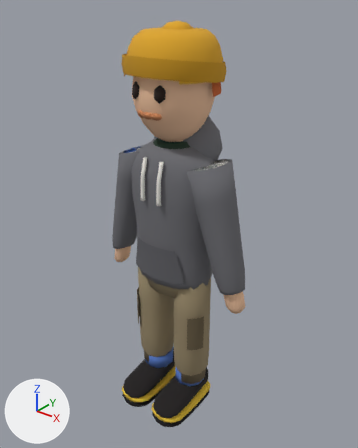
The glTF model public/game/pogicity/Characters/avatar-builder/base.glb, before and after one commit.
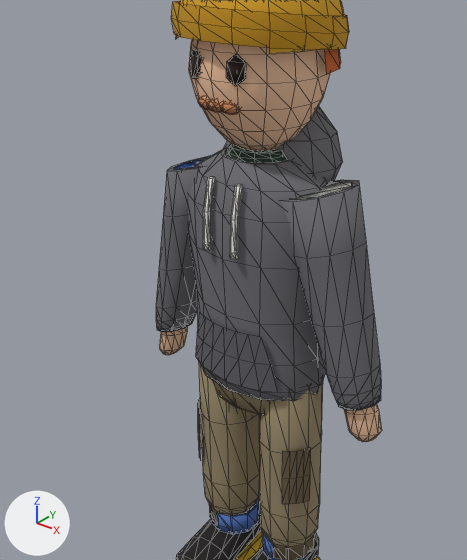
Each version is shown whole from a 50 mm lens placed at (0.645, -0.787, 0.984), pointed at (0.003, 0.015, 0.486), then close up on the part from 6% to 83% of the width and 12% to 86% of the height. The lights are fixed; the arrows at lower left show +X, +Y and +Z. The last two pictures show the newer version. The close-ups show mesh edges as thin lines. Vertices at exactly the same position are counted once.

In view in the first close-up: 'beanie', 'body', 'cargo', 'clubShirt', 'face', 'hoodie', 'jeans', 'shoes', 'sweater' and 2 more.
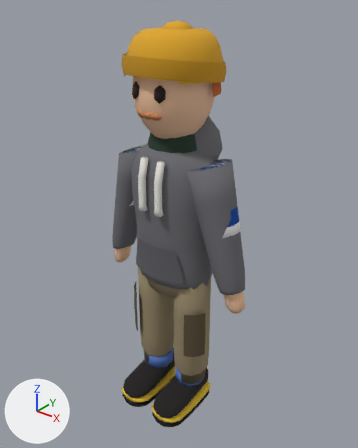
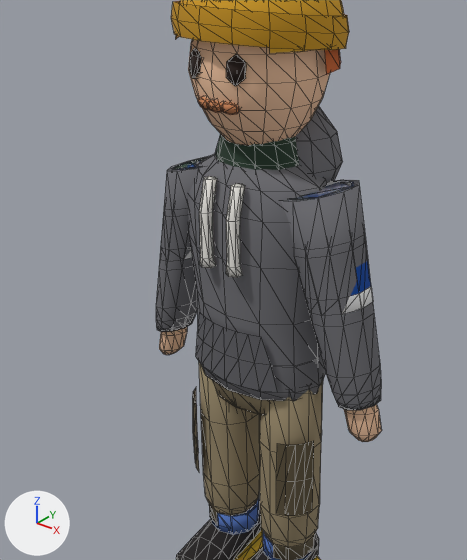
Where the change shows, as pixel boxes (x1, y1, x2, y2) in the close-ups (467 x 560 px; the box of a moved part takes in the faces that stretch with it):
'cargo', reshaped: before (198, 362, 323, 560); after (193, 362, 323, 560)
'sweater', reshaped: before (225, 143, 350, 200); after (175, 134, 350, 200)
'clubShirt', reshaped (mostly hidden): before (175, 157, 207, 169); after (176, 160, 373, 314)
part 1 of me_hoodie, moved or reshaped: before (203, 177, 243, 259); after (199, 176, 245, 278)
part 2 of me_sweater, moved or reshaped: before (225, 144, 288, 163); after (215, 134, 299, 170)
part 3 of me_clubshirt, rebuilt (not visible before): after (293, 181, 373, 314)
part 4 of me_clubshirt, rebuilt: before (175, 157, 207, 169); after (176, 160, 200, 259)
part 5 of me_cargo, moved or reshaped: before (198, 398, 202, 460); after (193, 388, 199, 471)
part 6 of me_cargo, moved or reshaped: before (282, 447, 311, 504); after (276, 441, 314, 515)

Diff of the bpy script that builds the scene:
```diff
--- a/public/game/pogicity/Characters/avatar-builder/base.glb.py
+++ b/public/game/pogicity/Characters/avatar-builder/base.glb.py
@@ me_hoodie @@
 # used by ob_hoodie; location = (0.0, 0.0, 0.0)
-me_hoodie.from_pydata(...)  # 353 vertices, 664 faces; spans x -0.191..0.191, y -0.081..0.11, z 0.367..0.73
+me_hoodie.from_pydata(...)  # 353 vertices, 664 faces; spans x -0.191..0.191, y -0.086..0.11, z 0.367..0.73
+# me_hoodie part 1: 48 of 353 vertices moved; they spanned x -0.027..0.027, y -0.081..-0.06, z 0.57..0.66 and now span x -0.032..0.032, y -0.086..-0.058, z 0.548..0.66; mean shift (0.0, -0.001, -0.01); largest move (-0.017, -0.078, 0.57) -> (-0.012, -0.081, 0.548)
 me_hoodie.materials.append(mat_hoodie)
@@ me_sweater @@
 # used by ob_sweater; location = (0.0, 0.0, 0.0)
-me_sweater.from_pydata(...)  # 252 vertices, 492 faces; spans x -0.19..0.19, y -0.063..0.063, z 0.376..0.69
+me_sweater.from_pydata(...)  # 252 vertices, 492 faces; spans x -0.19..0.19, y -0.066..0.066, z 0.376..0.714
+# me_sweater part 2: 48 of 252 vertices moved; they spanned x -0.058..0.058, y -0.046..0.046, z 0.664..0.69 and now span x -0.062..0.062, y -0.05..0.05, z 0.662..0.714; mean shift (0.0, 0.0, 0.012); largest move (0.036, 0.0, 0.69) -> (0.042, 0.0, 0.714)
+# other edits to the shape of me_sweater do not show in these pictures
 me_sweater.materials.append(mat_sweater)
@@ me_clubshirt @@
 # used by ob_clubshirt; location = (0.0, 0.0, 0.0)
-me_clubshirt.from_pydata(...)  # 168 vertices, 324 faces; spans x -0.156..0.156, y -0.063..0.063, z 0.4..0.679
+me_clubshirt.from_pydata(...)  # 200 vertices, 388 faces; spans x -0.169..0.169, y -0.063..0.063, z 0.4..0.698
+# me_clubshirt part 3: the loose piece of 30 vertices spanning x 0.055..0.156, y -0.043..0.043, z 0.54..0.661 is rebuilt with 40 vertices and now spans x 0.053..0.169, y -0.046..0.046, z 0.501..0.662
+# me_clubshirt part 4: the loose piece of 30 vertices spanning x -0.156..-0.055, y -0.043..0.043, z 0.54..0.661 is rebuilt with 40 vertices and now spans x -0.169..-0.053, y -0.046..0.046, z 0.501..0.662
+# other edits to the shape of me_clubshirt do not show in these pictures
 me_clubshirt.materials.append(mat_club_white)
@@ me_cargo @@
 # used by ob_cargo; location = (0.0, 0.0, 0.0)
-me_cargo.from_pydata(...)  # 186 vertices, 332 faces; spans x -0.103..0.103, y -0.062..0.062, z 0.082..0.415
+me_cargo.from_pydata(...)  # 186 vertices, 332 faces; spans x -0.11..0.11, y -0.062..0.062, z 0.082..0.415
+# me_cargo part 5: the loose piece of 15 vertices spanning x -0.103..-0.077, y -0.047..-0.016, z 0.2..0.29 is scaled about its middle by (1.42, 1.2, 1.33), then moved by (-0.002, -0.006, 0.0)
+# me_cargo part 6: the loose piece of 15 vertices spanning x 0.077..0.103, y -0.047..-0.016, z 0.2..0.29 is scaled about its middle by (1.42, 1.2, 1.33), then moved by (0.002, -0.006, 0.0)
 me_cargo.materials.append(mat_cargo)
```
